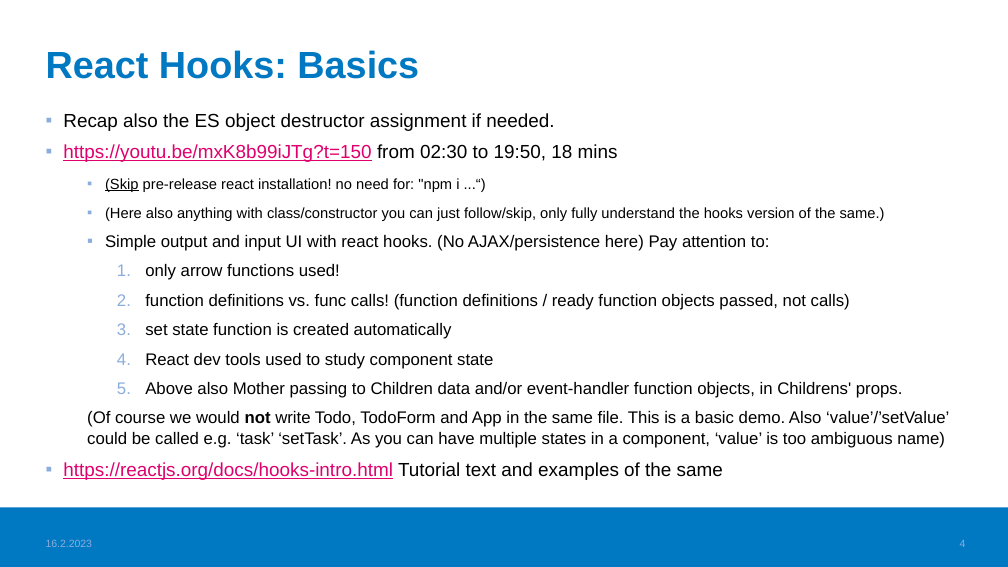
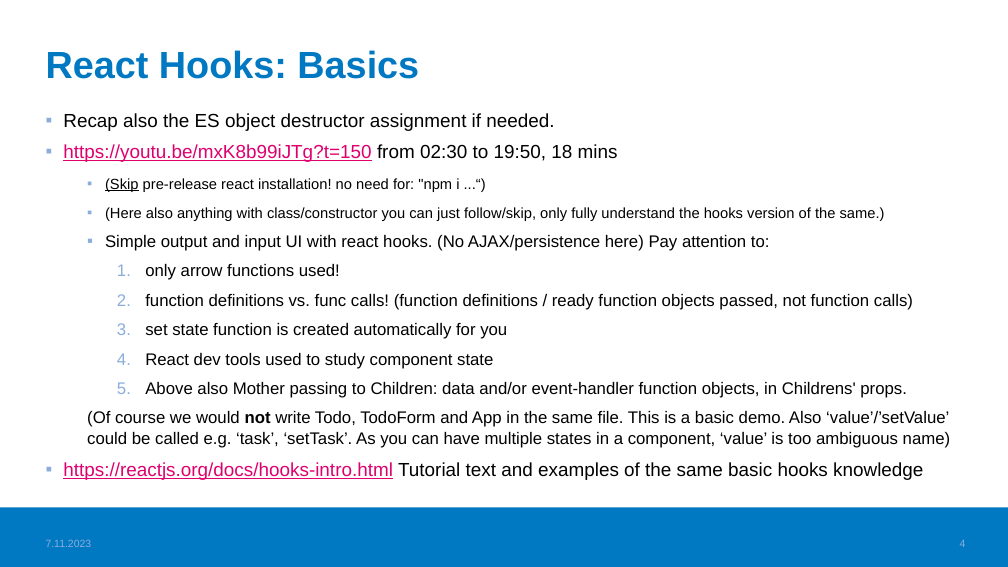
Before and after one commit to valju/docs_frontend_design, a slide deck: slide 4 of FrontendStuff_ForExam.pptx. Drawn at 1008x567 pixels with LibreOffice and Linux fonts; fonts in the diff are those of the drawing; background and template pictures are left out. Boxes give left, top, right and bottom in pixels: in the first picture for what was removed or moved away, otherwise in the second. Text is boxed around its words. In the diff, an @@ line names an element or a change of style, - is before the commit and + after.

```diff
--- a/FrontendStuff_ForExam.pptx
+++ b/FrontendStuff_ForExam.pptx
@@ text at [145,294,913,339]: text changed @@
-    2. function definitions vs. func calls! (function definitions / ready function objects passed, not calls)
-    3. set state function is created automatically
+    2. function definitions vs. func calls! (function definitions / ready function objects passed, not function calls)
+    3. set state function is created automatically for you
@@ text at [63,382,950,480]: text changed @@
-    5. Above also Mother passing to Children data and/or event-handler function objects, in Childrens' props.
-  (Of course we would not write Todo, TodoForm and App in the same file. This is a basic demo. Also ‘value’/’setValue’ could be called e.g. ‘task’ ‘setTask’. As you can have multiple states in a component, ‘value’ is too ambiguous name)
-▪ https://reactjs.org/docs/hooks-intro.html Tutorial text and examples of the same
+    5. Above also Mother passing to Children: data and/or event-handler function objects, in Childrens' props.
+  (Of course we would not write Todo, TodoForm and App in the same file. This is a basic demo. Also ‘value’/’setValue’ could be called e.g. ‘task’, ‘setTask’. As you can have multiple states in a component, ‘value’ is too ambiguous name)
+▪ https://reactjs.org/docs/hooks-intro.html Tutorial text and examples of the same basic hooks knowledge
@@ text at [46,539,92,547]: text changed @@
-16.2.2023
+7.11.2023
```
Also in this commit, not shown: 19 other slides changed, 1 other file.
